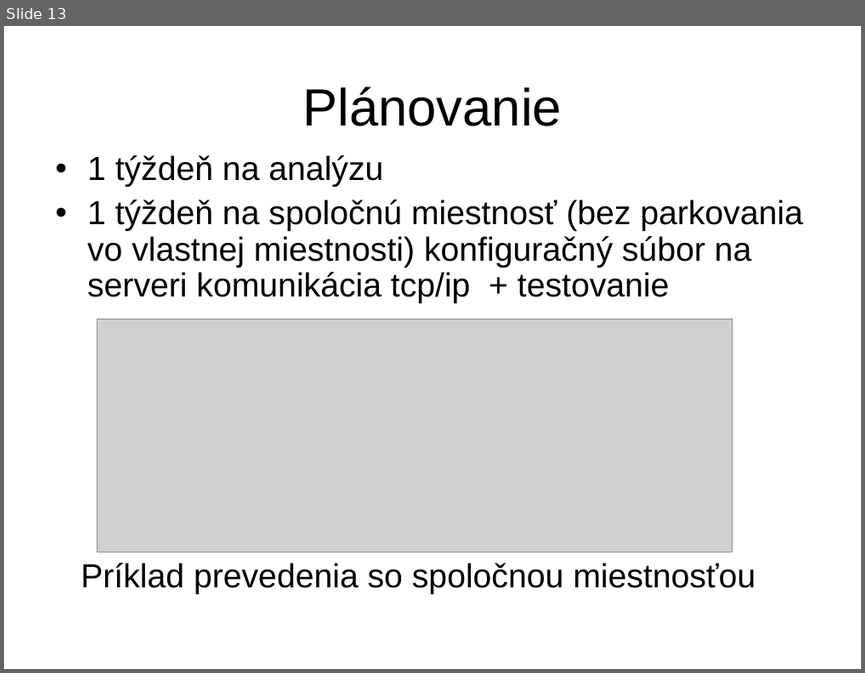
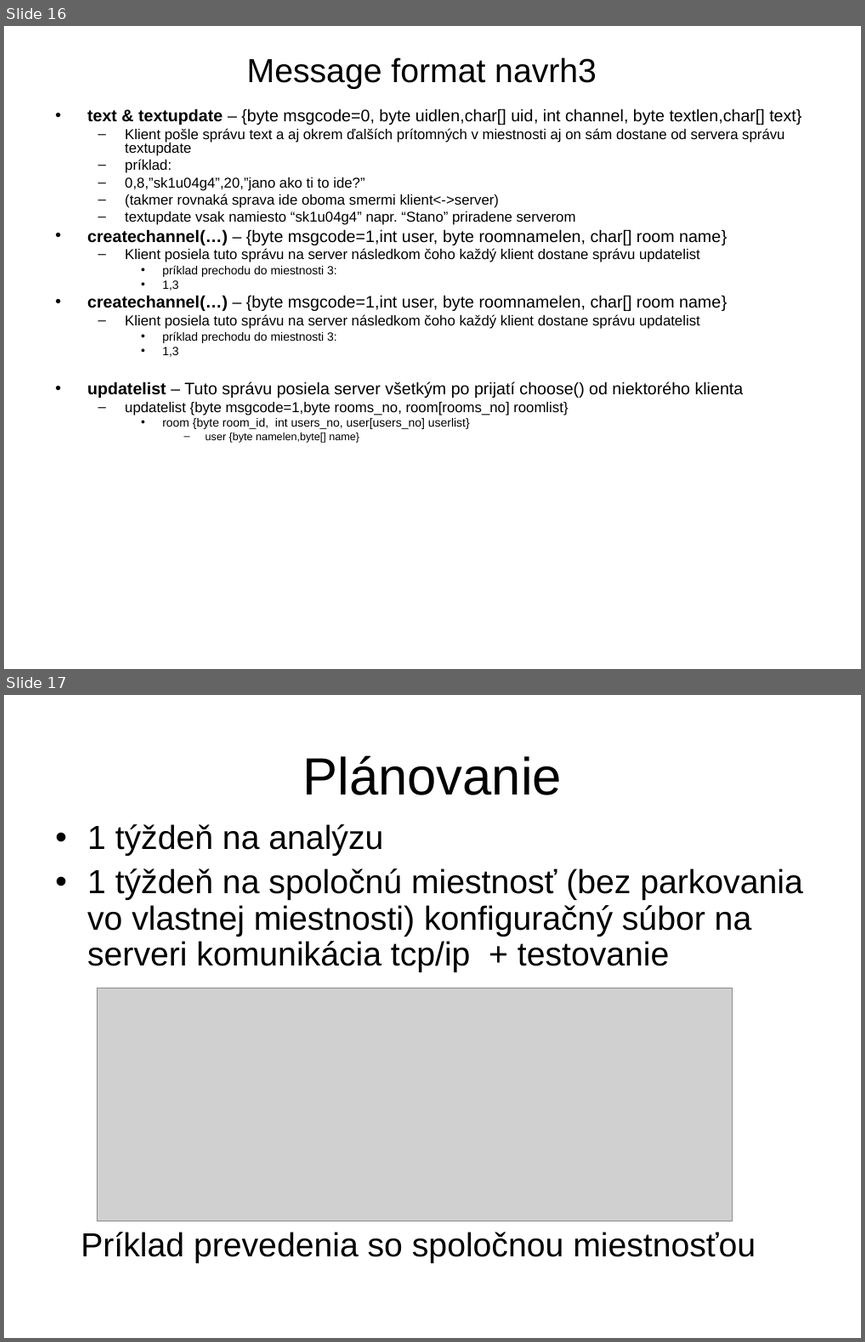
Before and after one commit to estamina/roomers, a slide deck: doc/chat.stano.ppt. Shown one above the other, each under a label of ours: slide 13 before the commit, slides 16 and 17 after it. The pictures are 865x673 and 865x1342 pixels, drawn with LibreOffice and Linux fonts; fonts in the diff are those of the drawing; grey boxes stand for pictures; background and template pictures are left out. Boxes give left, top, right and bottom in pixels: in the first picture for what was removed or moved away, otherwise in the second. Text is boxed around its words. In the diff, an @@ line names an element or a change of style, - is before the commit and + after.

```diff
--- a/doc/chat.stano.ppt
+++ b/doc/chat.stano.ppt
@@ slide 16 added at (x1=4, y1=26, x2=861, y2=669), background #FFFFFF @@
@@ title added at (x1=247, y1=57, x2=596, y2=89), 28 pt, text #000000 @@
+Message format navrh3
@@ text added at (x1=87, y1=108, x2=801, y2=442), 12 pt, text #000000 @@
+• text & textupdate – {byte msgcode=0, byte uidlen,char[] uid, int channel, byte textlen,char[] text}
+  – Klient pošle správu text a aj okrem ďalších prítomných v miestnosti aj on sám dostane od servera správu textupdate
+  – príklad:
+  – 0,8,”sk1u04g4”,20,”jano ako ti to ide?”
+  – (takmer rovnaká sprava ide oboma smermi klient<->server)
+  – textupdate vsak namiesto “sk1u04g4” napr. “Stano” priradene serverom
+• createchannel(…) – {byte msgcode=1,int user, byte roomnamelen, char[] room name}
+  – Klient posiela tuto správu na server následkom čoho každý klient dostane správu updatelist
+    • príklad prechodu do miestnosti 3:
+    • 1,3
+• createchannel(…) – {byte msgcode=1,int user, byte roomnamelen, char[] room name}
+  – Klient posiela tuto správu na server následkom čoho každý klient dostane správu updatelist
+    • príklad prechodu do miestnosti 3:
+    • 1,3
+• updatelist – Tuto správu posiela server všetkým po prijatí choose() od niektorého klienta
+  – updatelist {byte msgcode=1,byte rooms_no, room[rooms_no] roomlist}
+    • room {byte room_id, int users_no, user[users_no] userlist}
+      – user {byte namelen,byte[] name}
@@ what was slide 13 is now slide 17 @@
```
Also in this commit, not shown: 4 slides changed, 3 other slides added.
